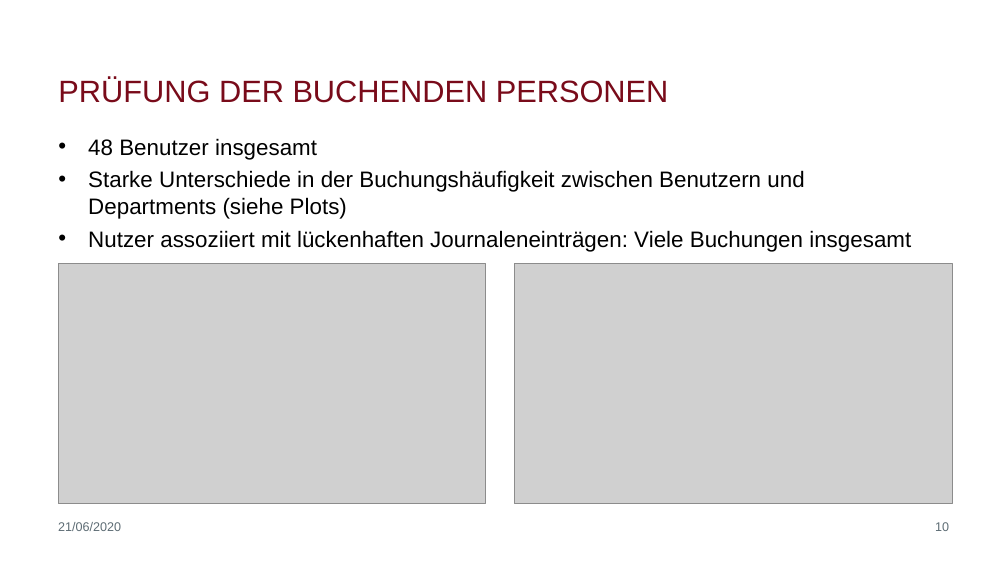
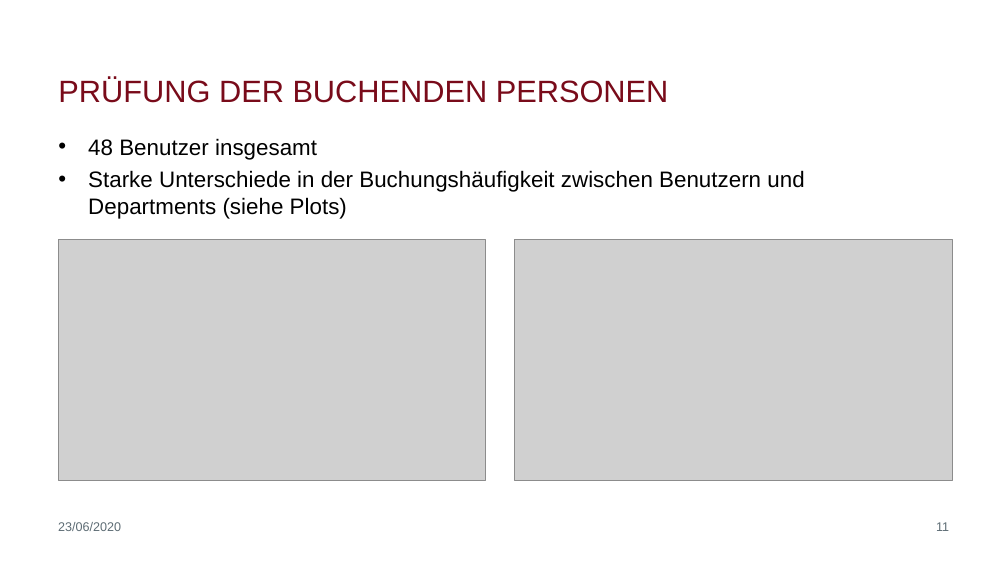
Before and after one commit to biegt/auditing_case_study, a slide deck: slide 11 of 04_output/Präsentation_Case_Study_1_Bieg_Krug.pptx (slide 10 before the commit). Drawn at 1008x567 pixels with LibreOffice and Linux fonts; fonts in the diff are those of the drawing; grey boxes stand for pictures; background and template pictures are left out. Boxes give left, top, right and bottom in pixels: in the first picture for what was removed or moved away, otherwise in the second. Text is boxed around its words. In the diff, an @@ line names an element or a change of style, - is before the commit and + after.

Commit message:
Add slides on analysis, update analysis.Rmd, correct spelling in Word document

```diff
--- a/04_output/Präsentation_Case_Study_1_Bieg_Krug.pptx
+++ b/04_output/Präsentation_Case_Study_1_Bieg_Krug.pptx
@@ text at (88, 230, 911, 252): paragraph removed @@
-• Nutzer assoziiert mit lückenhaften Journaleneinträgen: Viele Buchungen insgesamt
@@ picture: place and size @@
-picture at (58, 263, 485, 504)
+picture at (58, 240, 485, 480)
@@ picture: place and size @@
-picture at (514, 263, 952, 504)
+picture at (514, 240, 952, 480)
@@ text at (58, 522, 121, 531): text changed @@
-21/06/2020
+23/06/2020
@@ page number at (936, 522, 949, 531): text changed @@
-10
+11
```
Also in this commit, not shown: 7 other slides changed, 23 slides added, 2 other files.
